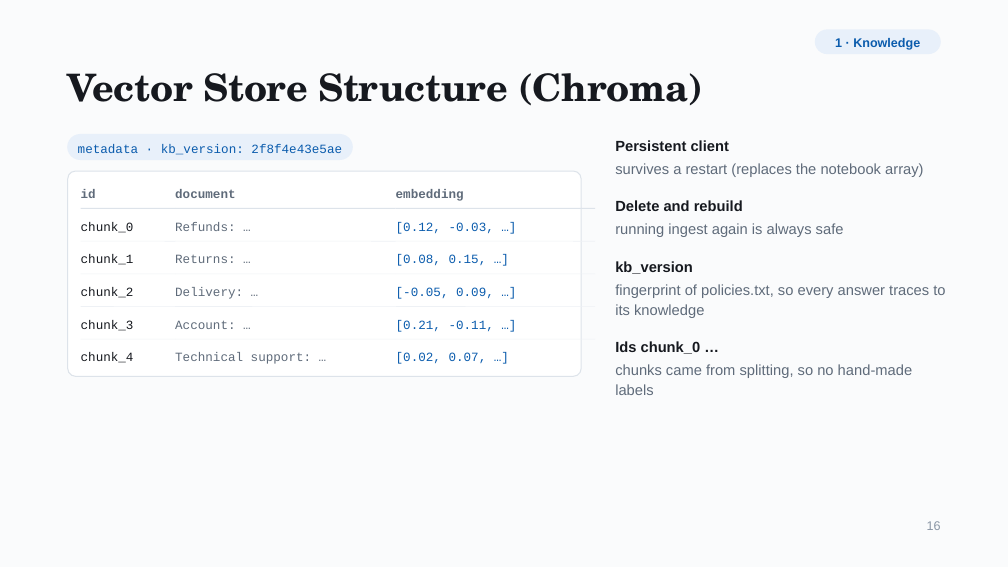
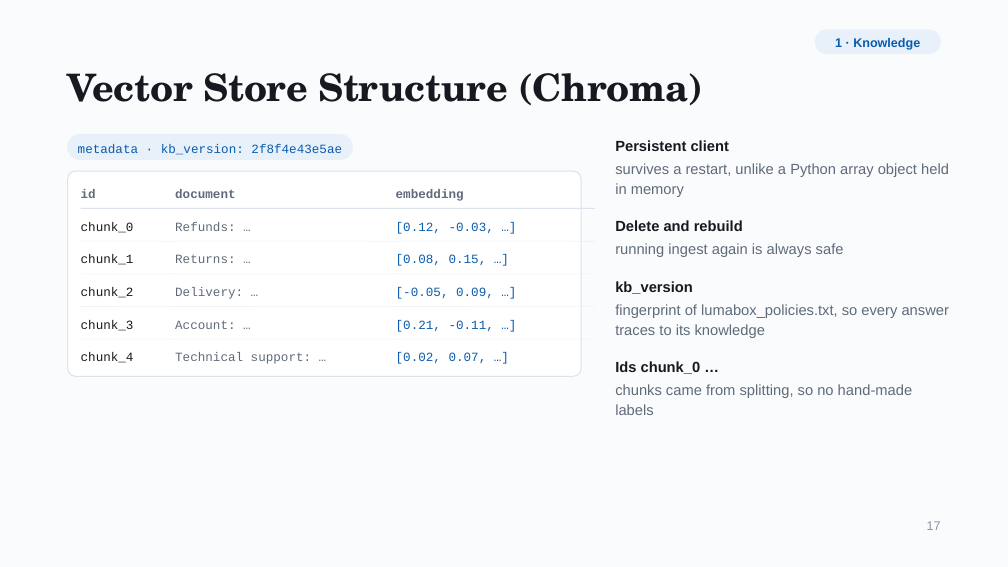
Before and after one commit to karin-8/rag-chatbot-student, a slide deck: slide 17 of student-guide/RAG in Production.pptx (slide 16 before the commit). Drawn at 1008x567 pixels with LibreOffice and Linux fonts; fonts in the diff are those of the drawing. Boxes give left, top, right and bottom in pixels: in the first picture for what was removed or moved away, otherwise in the second. Text is boxed around its words. In the diff, an @@ line names an element or a change of style, - is before the commit and + after.

```diff
--- a/student-guide/RAG in Production.pptx
+++ b/student-guide/RAG in Production.pptx
@@ text at box(615, 163, 949, 197): text changed @@
-survives a restart (replaces the notebook array)
+survives a restart, unlike a Python array object held in memory
@@ text at box(615, 304, 949, 338): text changed @@
-fingerprint of policies.txt, so every answer traces to its knowledge
+fingerprint of lumabox_policies.txt, so every answer traces to its knowledge
@@ 5 texts: place and size @@
-5 texts at box(615, 200, 912, 395)
+5 texts at box(615, 220, 912, 415)
@@ text at box(927, 521, 941, 530): text changed @@
-16
+17
```
Also in this commit, not shown: 52 other slides changed, 6 slides added, 1 slide removed.
